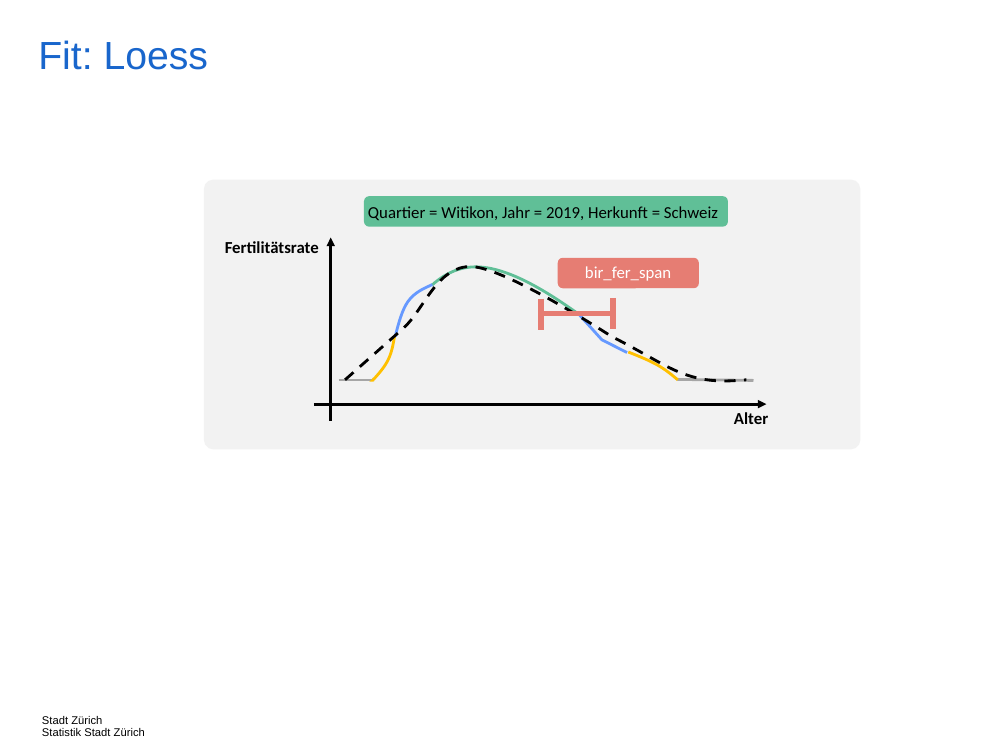
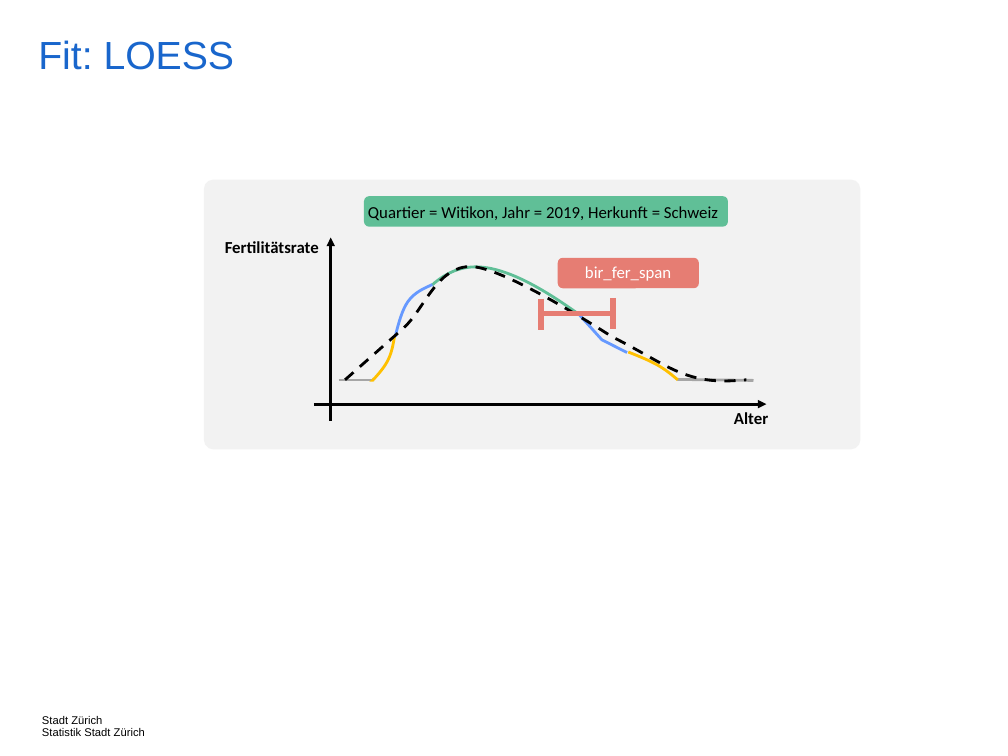
Before and after one commit to StatistikStadtZuerich/BevSzen, a slide deck: slide 5 of 2020phase2/5_Documentation/Concepts.pptx. Drawn at 1008x756 pixels with LibreOffice and Linux fonts; fonts in the diff are those of the drawing. Boxes give left, top, right and bottom in pixels: in the first picture for what was removed or moved away, otherwise in the second. Text is boxed around its words. In the diff, an @@ line names an element or a change of style, - is before the commit and + after.

Commit message:
LOESS instead of gam, new span parameter

```diff
--- a/2020phase2/5_Documentation/Concepts.pptx
+++ b/2020phase2/5_Documentation/Concepts.pptx
@@ title at box(38, 40, 235, 70): text changed @@
-Fit: Loess
+Fit: LOESS
```
Also in this commit, not shown: 4 other slides changed, 2 other files.
